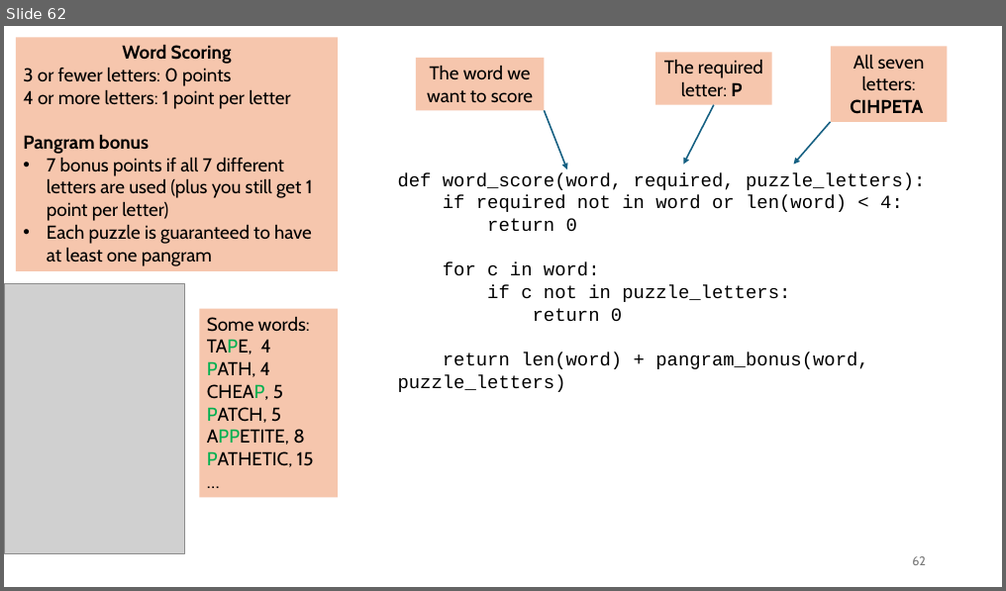
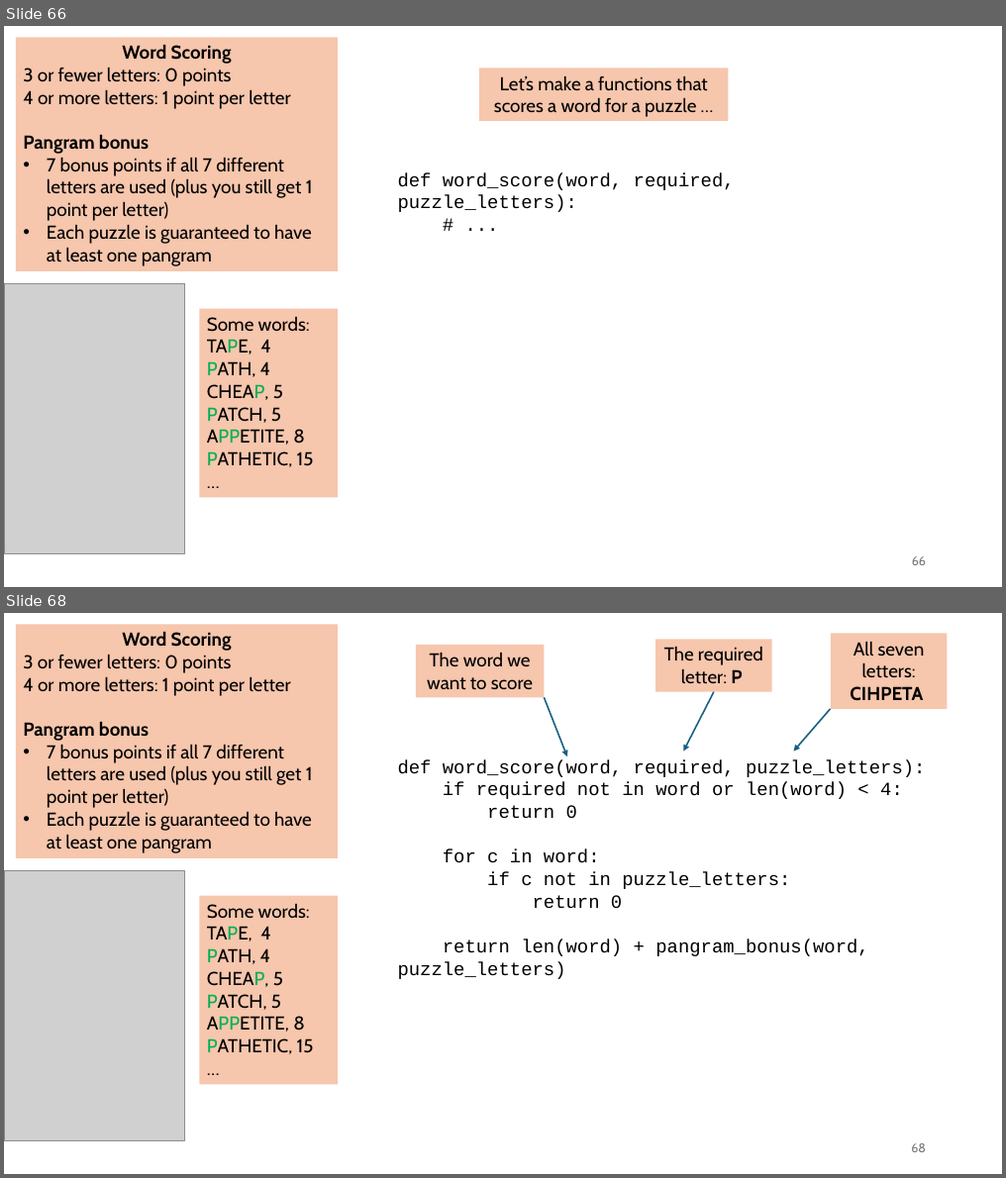
Before and after one commit to tjd1234/cmpt120spring2026, a slide deck: lecture_notes/chapter7/chapter7.pptx. Shown one above the other, each under a label of ours: slide 62 before the commit, slides 66 and 68 after it; the slides between them are not shown. The pictures are 1006x591 and 1006x1178 pixels, drawn with LibreOffice and Linux fonts; fonts in the diff are those of the drawing; grey boxes stand for pictures. Boxes give left, top, right and bottom in pixels: in the first picture for what was removed or moved away, otherwise in the second. Text is boxed around its words. In the diff, an @@ line names an element or a change of style, - is before the commit and + after.

```diff
--- a/lecture_notes/chapter7/chapter7.pptx
+++ b/lecture_notes/chapter7/chapter7.pptx
@@ slide 66 added at [4,26,1002,587], background #FFFFFF @@
@@ rectangle added at [16,37,338,272], fill #F6C6AD, 18 pt, text #000000 @@
+Word Scoring
+3 or fewer letters: 0 points
+4 or more letters: 1 point per letter
+Pangram bonus
+• 7 bonus points if all 7 different letters are used (plus you still get 1 point per letter)
+• Each puzzle is guaranteed to have at least one pangram
@@ rectangle added at [479,68,729,121], fill #F6C6AD, 18 pt, text #000000 @@
+Let’s make a functions that scores a word for a puzzle …
@@ text added at [398,174,735,212], 18 pt, text #000000 @@
+def word_score(word, required, puzzle_letters):
+# ...
@@ picture added at [5,284,185,555] @@
@@ rectangle added at [199,309,338,497], fill #F6C6AD, 18 pt, text #000000 @@
+Some words:
+TAPE, 4
+PATH, 4
+CHEAP, 5
+PATCH, 5
+APPETITE, 8
+PATHETIC, 15
+…
@@ page number added at [912,557,926,566], 12 pt, text #797979 @@
+66
@@ what was slide 62 is now slide 68 @@
@@ page number at [911,1144,926,1153]: text changed @@
-62
+68
```
Also in this commit, not shown: 19 slides changed, 5 other slides added, 2 other files.
